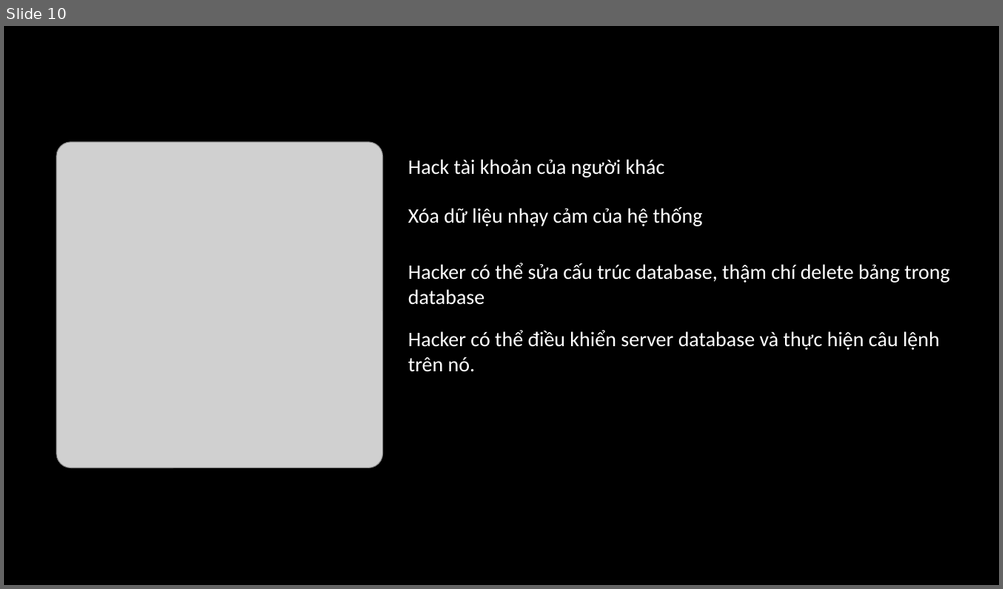
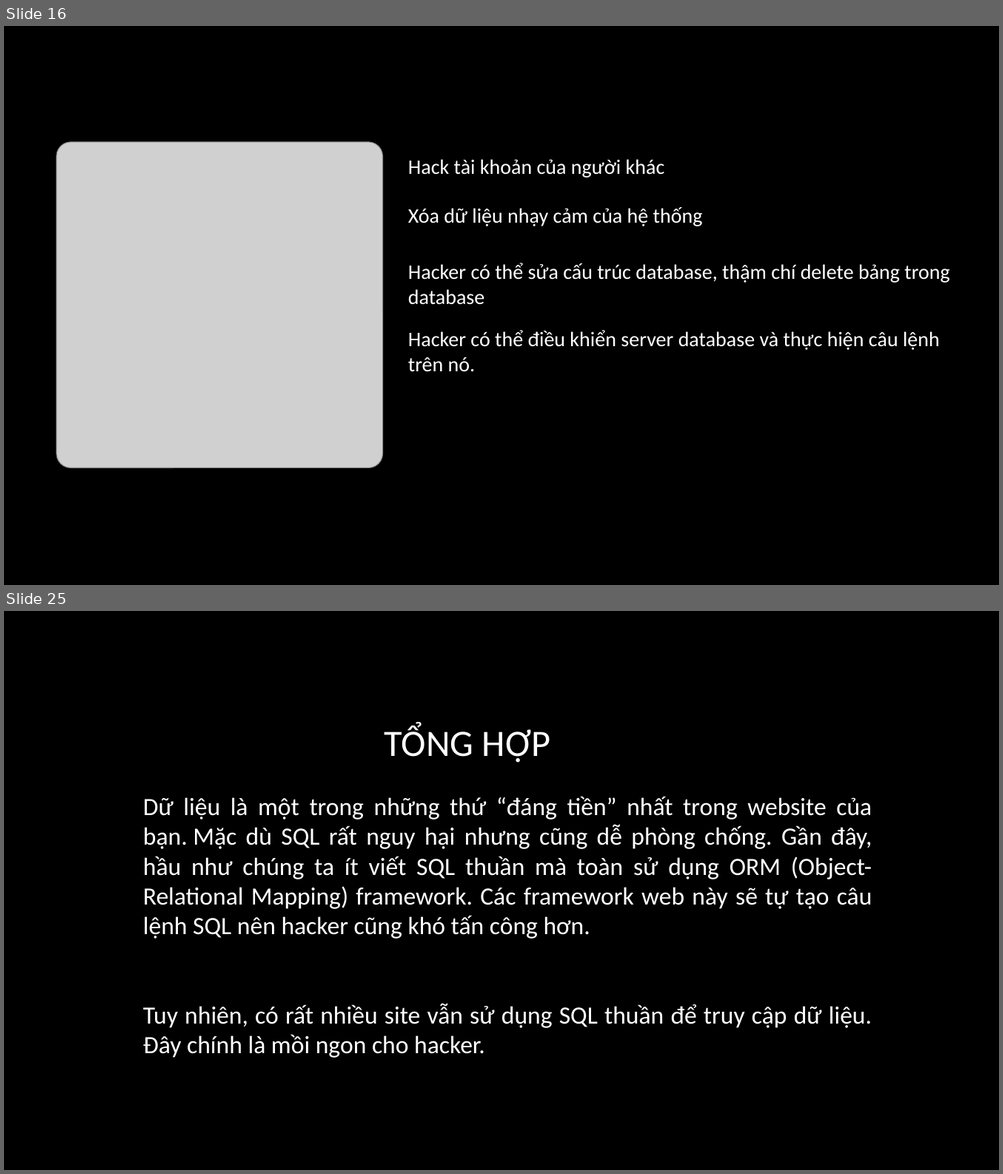
Before and after one commit to phamthanhtrungg/sql-injection, a slide deck: presentation.pptx. Shown one above the other, each under a label of ours: slide 10 before the commit, slides 16 and 25 after it; the slides between them are not shown. The pictures are 1003x589 and 1003x1174 pixels, drawn with LibreOffice and Linux fonts; fonts in the diff are those of the drawing; grey boxes stand for pictures; background and template pictures are left out. Boxes give left, top, right and bottom in pixels: in the first picture for what was removed or moved away, otherwise in the second. Text is boxed around its words. In the diff, an @@ line names an element or a change of style, - is before the commit and + after.

```diff
--- a/presentation.pptx
+++ b/presentation.pptx
@@ slide 25 added at [4,611,999,1170], background picture (left out) @@
@@ text added at [384,725,551,763], 36 pt, text #FFFFFF @@
+TỔNG HỢP
@@ text added at [143,796,872,1058], 24 pt, text #FFFFFF @@
+Dữ liệu là một trong những thứ “đáng tiền” nhất trong website của bạn. Mặc dù SQL rất nguy hại nhưng cũng dễ phòng chống. Gần đây, hầu như chúng ta ít viết SQL thuần mà toàn sử dụng ORM (Object-Relational Mapping) framework. Các framework web này sẽ tự tạo câu lệnh SQL nên hacker cũng khó tấn công hơn.
+Tuy nhiên, có rất nhiều site vẫn sử dụng SQL thuần để truy cập dữ liệu. Đây chính là mồi ngon cho hacker.
@@ what was slide 10 is now slide 16 @@
```
Also in this commit, not shown: 7 slides changed, 11 other slides added, 4 slides removed, 1 other file.
